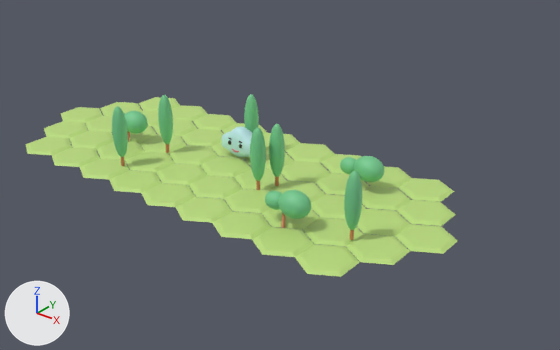
The glTF model scena.gltf, before and after one commit.
One viewpoint serves both versions: a camera (50 mm lens) standing at (18.5, -21.3, 12.7) and looking at (1.4, 0.0, -0.5). Every picture has the same lights, and +X, +Y and +Z are marked at lower left. Where no turn or scale is listed for an object, it has been applied to the vertices.

Objects in the first picture: 'Circle', 'Circle.001', 'Circle.002', 'Circle.003', 'Circle.004', 'Clyde', 'Listavec', 'Listavec.002', 'Smreka.001', 'Smreka.002', 'Smreka.003', 'Smreka.004'.
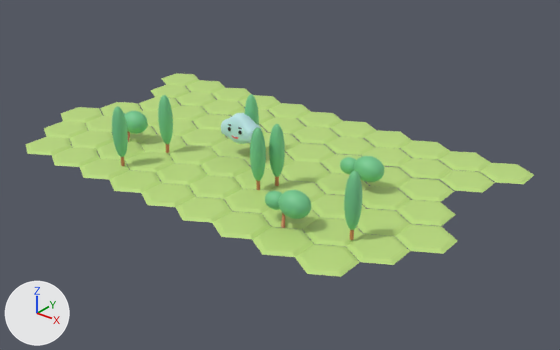
Diff of the bpy script that builds the scene:
```diff
--- a/scena.gltf.py
+++ b/scena.gltf.py
@@ me_circle_007 @@
+me_circle_007.from_pydata(...)  # 256 vertices, 440 faces; spans x -0.9..18.2, y -1.0..1.0, z 0.0..0.1
+me_circle_007.materials.append(mat_material_001)  # picture img_travatexture
@@ me_circle_006 @@
+me_circle_006.from_pydata(...)  # 232 vertices, 400 faces; spans x -0.9..16.5, y -1.0..1.0, z 0.0..0.1
+me_circle_006.materials.append(mat_material_001)  # picture img_travatexture
@@ ob_clyde @@
 ob_clyde = bpy.data.objects.new('Clyde', me_plane)
-ob_clyde.location = (0.0, -0.96, 0.69)
+ob_clyde.location = (0.0, -0.97, 1.26)
@@ ob_circle_007 @@
+ob_circle_007 = bpy.data.objects.new('Circle.007', me_circle_007)
+ob_circle_007.location = (-8.66, 4.62, 0.0)
@@ ob_circle_006 @@
+ob_circle_006 = bpy.data.objects.new('Circle.006', me_circle_006)
+ob_circle_006.location = (-7.8, 3.07, 0.0)
```

Boxes [x1, y1, x2, y2] around the edits, measured in the pictures (560 x 350 px):
'Circle.007', added (green)
    after: [162, 73, 534, 184]
'Circle.006', added (green)
    after: [150, 85, 495, 193]
'Clyde', moved
    before: [221, 127, 253, 157]
    after: [221, 113, 262, 144]
